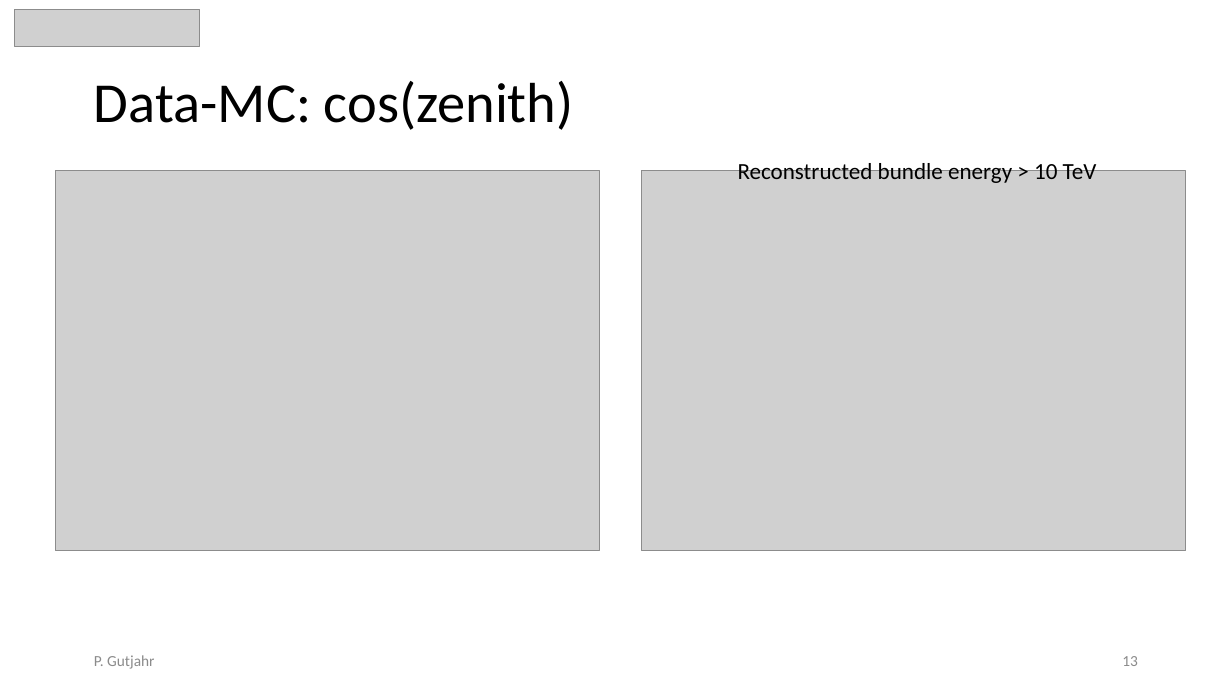
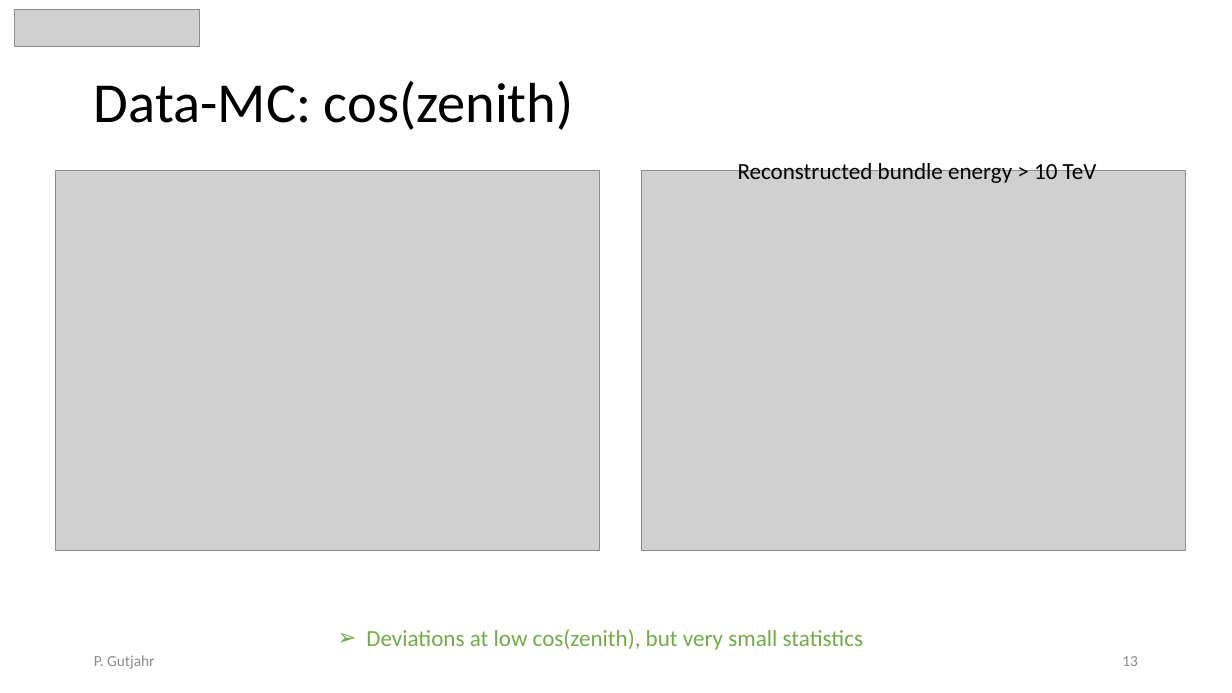
Before and after one commit to pascalgutjahr/presentations, a slide deck: slide 13 of cr_group/cr_call_2023_09_22.pptx. Drawn at 1232x693 pixels with LibreOffice and Linux fonts; fonts in the diff are those of the drawing; grey boxes stand for pictures. Boxes give left, top, right and bottom in pixels: in the first picture for what was removed or moved away, otherwise in the second. Text is boxed around its words. In the diff, an @@ line names an element or a change of style, - is before the commit and + after.

```diff
--- a/cr_group/cr_call_2023_09_22.pptx
+++ b/cr_group/cr_call_2023_09_22.pptx
@@ text added at (x1=366, y1=629, x2=863, y2=650), 18 pt, text #70AD47 @@
+➢ Deviations at low cos(zenith), but very small statistics
```
Also in this commit, not shown: 11 other slides changed, 6 slides added, 1 slide removed.
